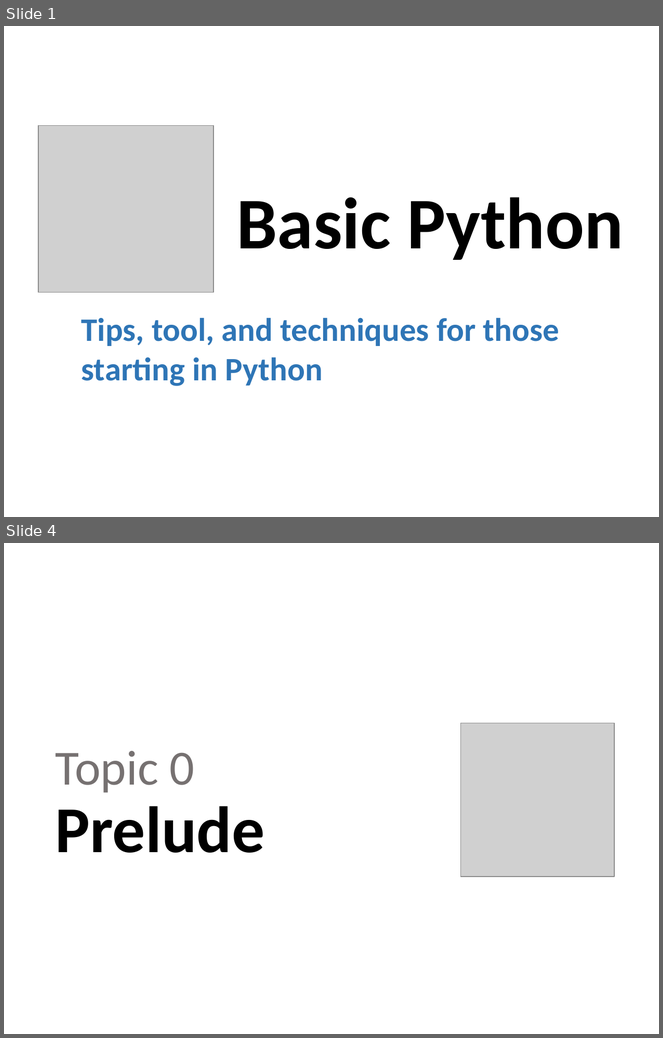
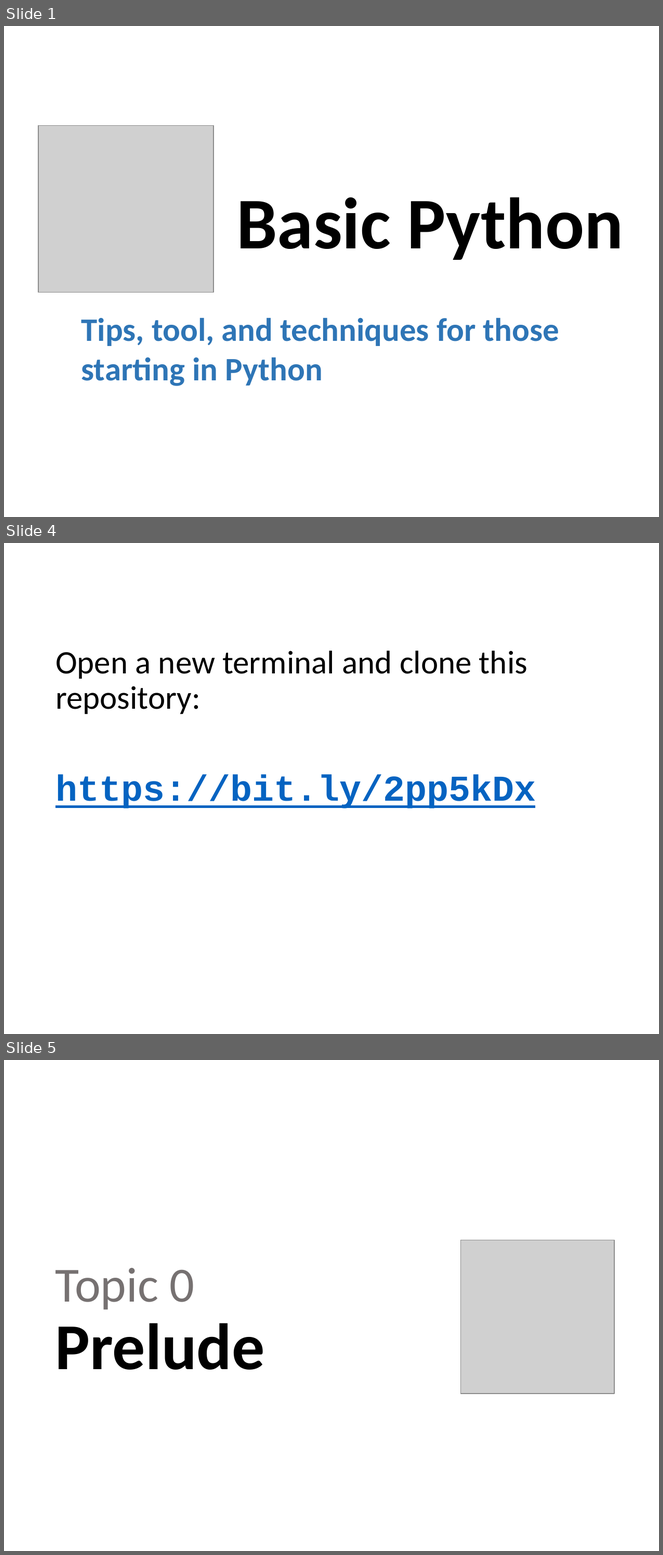
Before and after one commit to rennehan/pagsa-software-plumbing, a slide deck: basic_python.pptx. Shown one above the other, each under a label of ours: slides 1 and 4 before the commit, slides 1, 4 and 5 after it; the slides between them are not shown. The pictures are 663x1038 and 663x1555 pixels, drawn with LibreOffice and Linux fonts; fonts in the diff are those of the drawing; grey boxes stand for pictures. Boxes give left, top, right and bottom in pixels: in the first picture for what was removed or moved away, otherwise in the second. Text is boxed around its words. In the diff, an @@ line names an element or a change of style, - is before the commit and + after.

```diff
--- a/basic_python.pptx
+++ b/basic_python.pptx
@@ slide 4 added at bbox=[4, 543, 659, 1034], background #FFFFFF @@
@@ text added at bbox=[55, 651, 536, 809], 36 pt, text #000000 @@
+Open a new terminal and clone this repository:
+https://bit.ly/2pp5kDx
@@ what was slide 4 is now slide 5 @@
```
Also in this commit, not shown: 3 slides changed, 3 other slides added.
